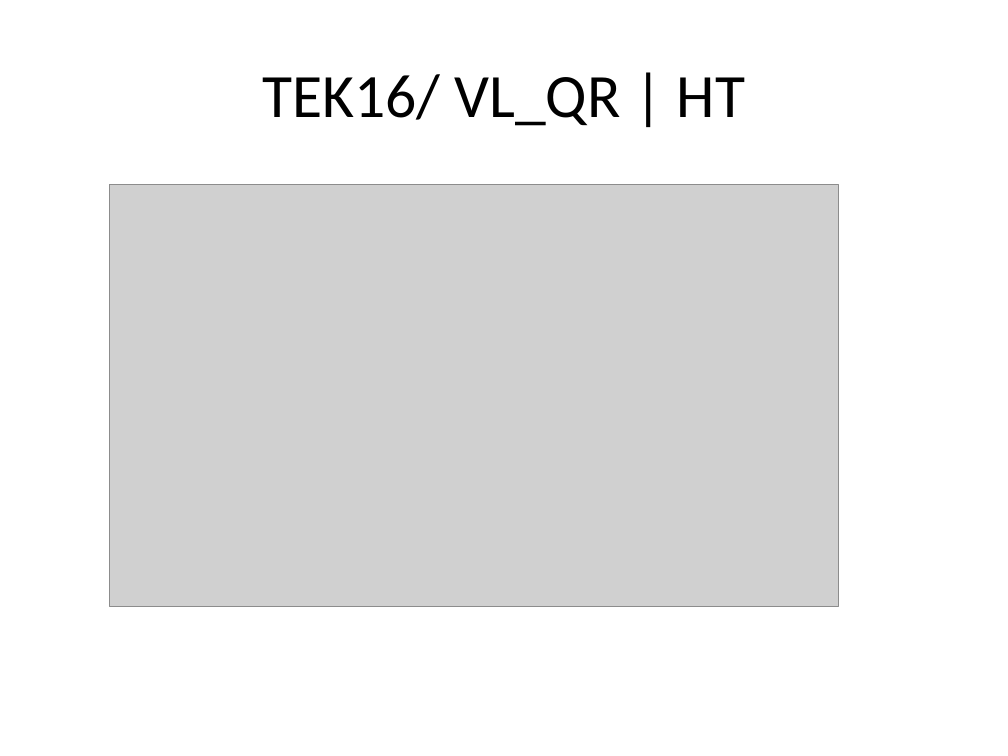
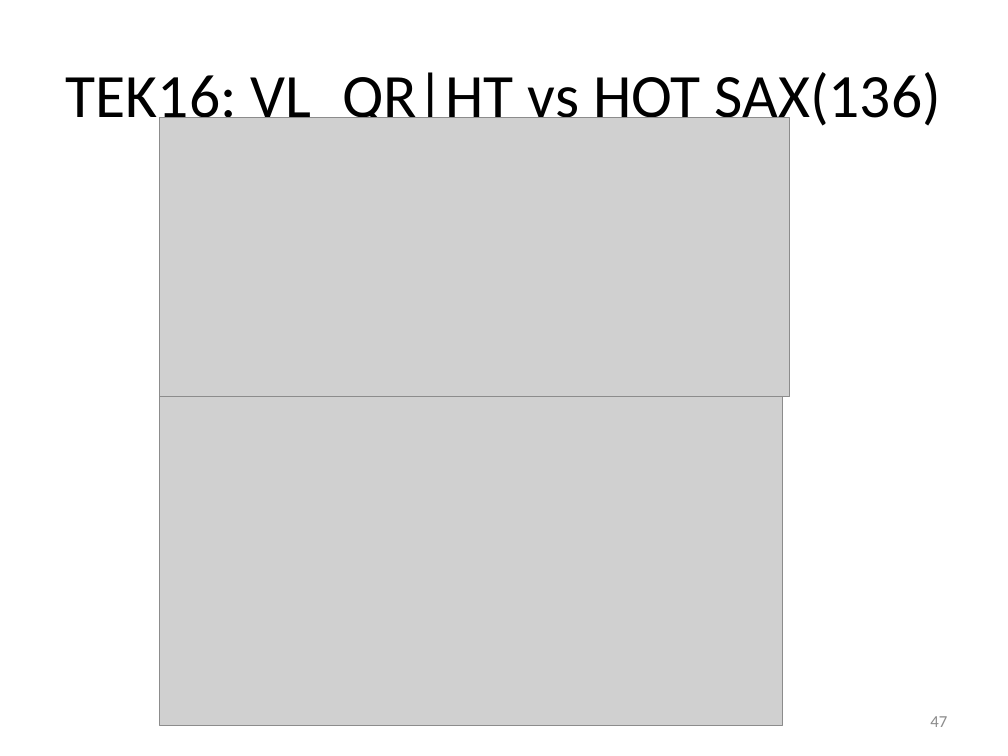
Before and after one commit to vyngo/caohoc-project-name, a slide deck: slide 47 of Report/pre.pptx (slide 53 before the commit). Drawn at 1008x756 pixels with LibreOffice and Linux fonts; fonts in the diff are those of the drawing; grey boxes stand for pictures. Boxes give left, top, right and bottom in pixels: in the first picture for what was removed or moved away, otherwise in the second. Text is boxed around its words. In the diff, an @@ line names an element or a change of style, - is before the commit and + after.

```diff
--- a/Report/pre.pptx
+++ b/Report/pre.pptx
@@ title at [66, 72, 941, 132]: text changed @@
-TEK16/ VL_QR | HT
+TEK16: VL_QR|HT vs HOT SAX(136)
@@ picture: place and size @@
-picture at [109, 184, 838, 606]
+picture at [159, 118, 789, 397]
@@ picture added at [159, 397, 782, 726] @@
@@ page number added at [930, 716, 947, 727], 12 pt, text #8C8C8C @@
+47
```
Also in this commit, not shown: 27 other slides changed, 9 slides added, 12 slides removed, 1 other file.
